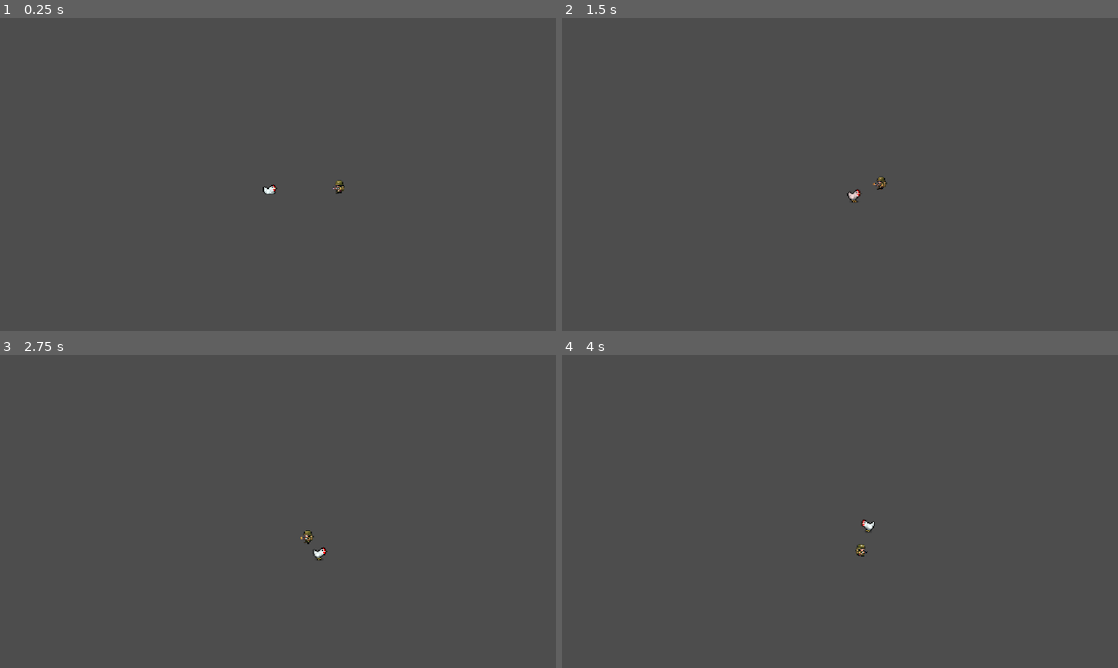
Above: before the commit, frames 1-4 (two rows, left to right).
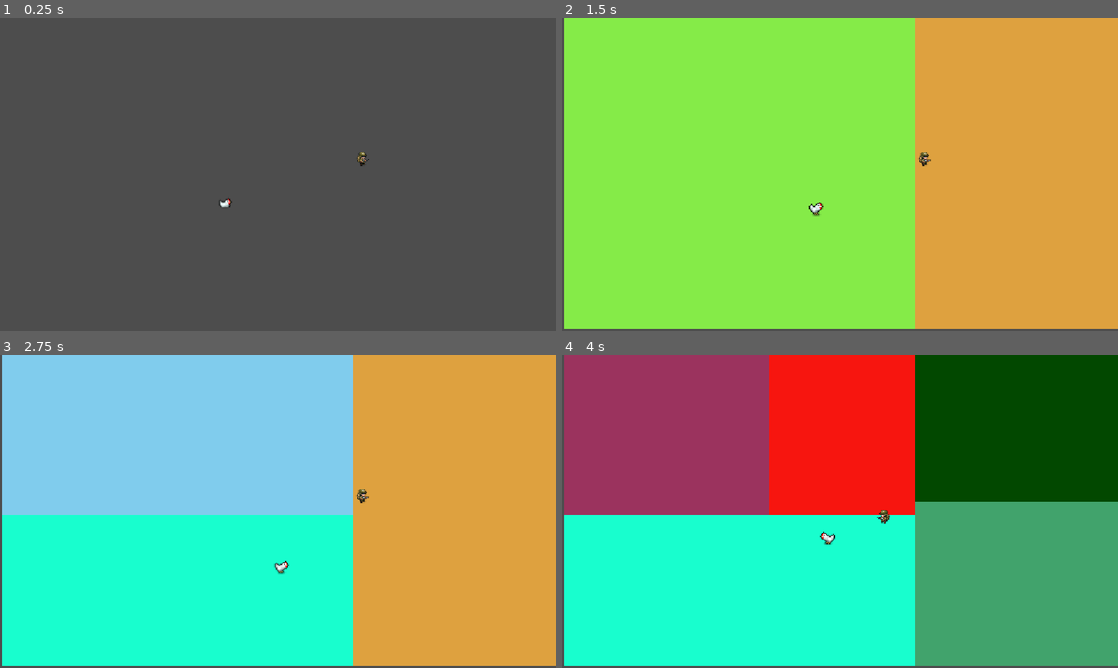
Above: after the commit, the same moments.

Repository: Brayden-I/Chicken-game
Game: Godot game, scene res://main.tscn
The game is run twice, just before and just after one commit, with the same random seed, the same clock (stepped at 60 frames per second) and the same inputs.
Inputs (mouse positions are in pixels of both pictures, inside the frame that each line leads up to):
- Up to frame 1 (0.25 s): no input
- Up to frame 2 (1.5 s): move the mouse to (962, 158) at 0.52 s; hold Right (move_right) 0.53-1.28 s; click (962, 158) at 0.6 s; move the mouse to (728, 190) at 1.27 s; hold S (move_down) from 1.28 s (still down); tap J at 1.35 s
- Up to frame 3 (2.75 s): move the mouse to (333, 442) at 2.02 s; release S (move_down) at 2.03 s; hold Right (move_right) from 2.03 s (still down); click (333, 442) at 2.1 s
- Up to frame 4 (4 s): move the mouse to (812, 574) at 2.77 s; release Right (move_right) at 2.78 s; hold W (move_up) 2.78-3.53 s; tap J at 2.85 s; click (812, 574) at 2.92 s; move the mouse to (1006, 558) at 3.52 s; hold A (move_left) from 3.53 s (still down); click (1006, 558) at 3.6 s

The runs differ from the first frame. In frame 1, 0.2% of the frame differs, in the area x 39-67%, y 42-61%; in frame 2, 99%, in the area x 0-100%, y 0-100%; in frame 3, 99%; in frame 4, 99%.

Commit message:
Added room generation balancing and export properties

Diff:
--- a/new-game-project/main.tscn
+++ b/new-game-project/main.tscn
@@ -1,15 +1,31 @@
 [gd_scene format=3 uid="uid://cqow47bch5ocs"]
 
+[ext_resource type="PackedScene" uid="uid://cbwixurc7bgw8" path="res://scripts/bsp/BSPGenerator.tscn" id="1_1bvp3"]
 [ext_resource type="PackedScene" uid="uid://be8qbmt0fe144" path="res://scenes/Player.tscn" id="1_ig7tw"]
+[ext_resource type="Script" uid="uid://c0j5d1ubg1xhr" path="res://scripts/bsp/visualized_tester.gd" id="1_lquwl"]
 [ext_resource type="PackedScene" uid="uid://cohiqpndtgam" path="res://scenes/enemy.tscn" id="2_0xm2m"]
 
 [node name="Node2D" type="Node2D" unique_id=1390894314]
 
+[node name="DungeonVisualizer" type="Node2D" parent="." unique_id=479707790]
+script = ExtResource("1_lquwl")
+
+[node name="BSPGenerator" parent="DungeonVisualizer" unique_id=591927649 instance=ExtResource("1_1bvp3")]
+dungeon_size = Vector2(2000, 2000)
+minimum_room_size = Vector2(300, 300)
+
+[node name="DungeonDrawTimer" type="Timer" parent="DungeonVisualizer" unique_id=879912812]
+autostart = true
+
 [node name="Camera2D" type="Camera2D" parent="." unique_id=1696534081]
+position = Vector2(572, 328)
 
 [node name="Enemy" parent="." unique_id=1664298438 instance=ExtResource("2_0xm2m")]
-position = Vector2(144, 42)
+position = Vector2(748, 310)
 motion_mode = 1
 
 [node name="Player" parent="." unique_id=1375441871 instance=ExtResource("1_ig7tw")]
-position = Vector2(-17, 28)
+position = Vector2(463, 384)
+
+[connection signal="new_split_made" from="DungeonVisualizer/BSPGenerator" to="DungeonVisualizer" method="_on_bsp_generator_new_split_made"]
+[connection signal="timeout" from="DungeonVisualizer/DungeonDrawTimer" to="DungeonVisualizer" method="_on_dungeon_draw_timer_timeout"]
--- a/new-game-project/scripts/bsp/VisualizedTester.tscn
+++ b/new-game-project/scripts/bsp/VisualizedTester.tscn
@@ -7,7 +7,6 @@
 script = ExtResource("1_ah75f")
 
 [node name="BSPGenerator" parent="." unique_id=591927649 instance=ExtResource("2_bdylc")]
-minimum_room_size = Vector2(100, 100)
 
 [node name="DungeonDrawTimer" type="Timer" parent="." unique_id=879912812]
 autostart = true
--- a/new-game-project/scripts/bsp/bsp_generator.gd
+++ b/new-game-project/scripts/bsp/bsp_generator.gd
@@ -1,47 +1,102 @@
+@tool
 class_name BSPGenerator extends Node2D
 
 signal new_split_made(area: Array[Rect2])
+signal generation_finished(dungeon: BSPDungeonInfo)
 
-# Must be > 0, otherwise areas can always be split and generation never ends.
-@export var minimum_room_size: Vector2 = Vector2(100, 100)
+@export_group("Dungeon")
+## Total area to subdivide, in pixels.
+@export var dungeon_size: Vector2 = Vector2(1152, 648)
+## Smallest allowed room. Clamped to at least 1 so splitting always ends.
+@export var minimum_room_size: Vector2 = Vector2(100, 100):
+	set(value):
+		minimum_room_size = value.max(Vector2.ONE)
 
-# Generate subdivisions of rooms and return BSPDungeonInfo
+@export_group("Randomness")
+## When on, every run picks a new seed and writes it to Rng Seed so you can reuse it.
+@export var use_random_seed: bool = true
+@export var rng_seed: int = 0
+
+@export_group("Run")
+@export var generate_on_ready: bool = false
+## Button in the Inspector (Godot 4.4+) that generates inside the editor.
+@export_tool_button("Generate") var generate_button: Callable = generate
+
+@export_group("Split shape")
+## Splits the longer side when it is this many times longer than the other side.
+## 1.0 = always cut the longer side; higher = more random.
+@export_range(1.0, 3.0, 0.05) var aspect_bias: float = 1.25
+## How far from an edge a cut may land, as a fraction of that side.
+## 0.5 = always the exact middle; lower = more varied.
+@export_range(0.1, 0.5, 0.01) var min_split_fraction: float = 0.35
+
+var dungeon_info: BSPDungeonInfo
+var _rng := RandomNumberGenerator.new()
+
+func _ready() -> void:
+	if generate_on_ready and not Engine.is_editor_hint():
+		generate()
+
+func generate() -> BSPDungeonInfo:
+	return generate_rooms(dungeon_size)
+
 func generate_rooms(size: Vector2) -> BSPDungeonInfo:
+	if use_random_seed:
+		_rng.randomize()
+		rng_seed = _rng.seed
+	else:
+		_rng.seed = rng_seed
 
-	var starting_area: Rect2 = Rect2(Vector2(0,0), size)
-	var result: BSPDungeonInfo = BSPDungeonInfo.new()
-	result.root = BSPRoomNode.new(starting_area)
+	var result := BSPDungeonInfo.new()
+	result.root = BSPRoomNode.new(Rect2(Vector2.ZERO, size))
 
 	var area_queue: Array[BSPRoomNode] = [result.root]
-	# iterate through area queues until there is no more
 	while !area_queue.is_empty():
-		var current_area: BSPRoomNode = area_queue.pop_front()
+		var current: BSPRoomNode = area_queue.pop_front()
+		var split_rooms: Array[Rect2] = split(current.room_info)
+		for sub_area in split_rooms:
+			var node := BSPRoomNode.new(sub_area)
+			current.sub_division.push_back(node)
+			area_queue.push_back(node)
+		new_split_made.emit(split_rooms)
 
-		var split_rooms: Array[Rect2] = split(current_area.room_info)
-
-		for sub_area in split_rooms:
-			var sub_room_node: BSPRoomNode = BSPRoomNode.new(sub_area)
-			current_area.sub_division.push_back(sub_room_node)
-			area_queue.push_back(sub_room_node)
-
-		new_split_made.emit(split_rooms)
+	dungeon_info = result
+	generation_finished.emit(result)
 	return result
 
-## Given an area of a dungeon split into 2 parts using a minimum and a maximum
 func split(area: Rect2) -> Array[Rect2]:
-	# Case 1: area does not meet minimum requirements
-	if area.size.x < 2 * minimum_room_size.x || area.size.y < 2 * minimum_room_size.y:
-		# the area cannot be split
+	var can_split_x: bool = area.size.x >= 2 * minimum_room_size.x
+	var can_split_y: bool = area.size.y >= 2 * minimum_room_size.y
+	if not can_split_x and not can_split_y:
 		return []
 
+	# Pick the axis: favor cutting the longer side, random only when roughly square.
+	var split_x: bool
+	if not can_split_y:
+		split_x = true
+	elif not can_split_x:
+		split_x = false
+	elif area.size.x > area.size.y * aspect_bias:
+		split_x = true
+	elif area.size.y > area.size.x * aspect_bias:
+		split_x = false
+	else:
+		split_x = _rng.randi_range(0, 1) == 0
+
 	var result: Array[Rect2] = []
-	var is_split_vertical: bool = randi_range(0,1) == 0
-	if is_split_vertical:
-		var split_x_position: int = randi_range(int(minimum_room_size.x), int(area.size.x - minimum_room_size.x))
-		result.push_back(Rect2(area.position, Vector2(split_x_position, area.size.y)))
-		result.push_back(Rect2(area.position + Vector2(split_x_position, 0), Vector2(area.size.x - split_x_position, area.size.y)))
+	if split_x:
+		var x: int = _pick_cut(area.size.x, minimum_room_size.x)
+		result.push_back(Rect2(area.position, Vector2(x, area.size.y)))
+		result.push_back(Rect2(area.position + Vector2(x, 0), Vector2(area.size.x - x, area.size.y)))
 	else:
-		var split_y_position: int = randi_range(int(minimum_room_size.y), int(area.size.y - minimum_room_size.y))
-		result.push_back(Rect2(area.position, Vector2(area.size.x, split_y_position)))
-		result.push_back(Rect2(area.position + Vector2(0, split_y_position), Vector2(area.size.x, area.size.y - split_y_position)))
+		var y: int = _pick_cut(area.size.y, minimum_room_size.y)
+		result.push_back(Rect2(area.position, Vector2(area.size.x, y)))
+		result.push_back(Rect2(area.position + Vector2(0, y), Vector2(area.size.x, area.size.y - y)))
 	return result
+
+## Random cut position along a side, kept at least the minimum size and
+## min_split_fraction away from both edges.
+func _pick_cut(length: float, min_length: float) -> int:
+	var low: int = ceili(maxf(min_length, length * min_split_fraction))
+	var high: int = maxi(low, floori(length - maxf(min_length, length * min_split_fraction)))
+	return _rng.randi_range(low, high)
